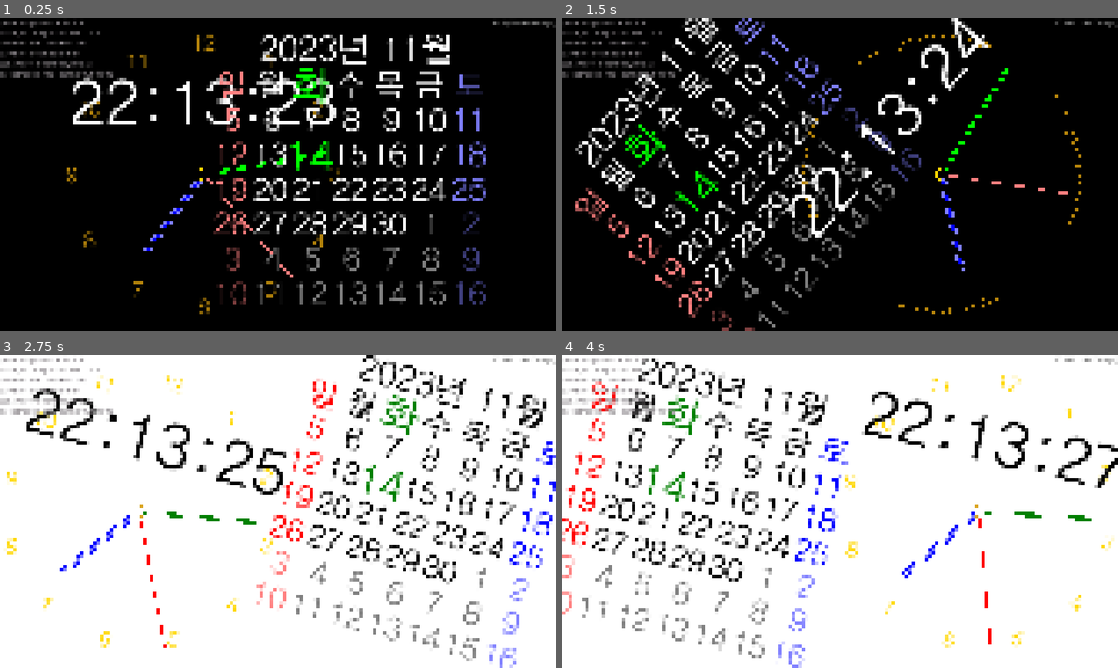
Above: before the commit, frames 1-4 (two rows, left to right).
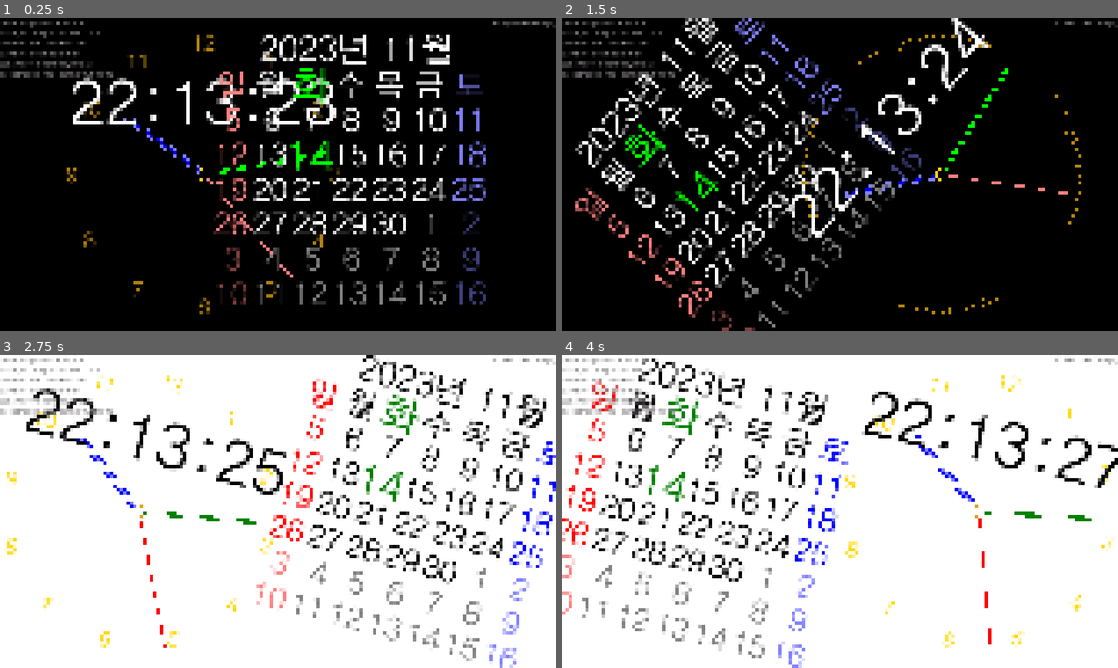
Above: after the commit, the same moments.

Repository: kasworld/gd4analogclockcal
Game: Godot game, scene res://main.tscn
The game is run twice, just before and just after one commit, with the same random seed, the same clock (stepped at 60 frames per second) and the same inputs.
Inputs (mouse positions are in pixels of both pictures, inside the frame that each line leads up to):
- Up to frame 1 (0.25 s): no input
- Up to frame 2 (1.5 s): tap Enter at 0.5, 0.6 s; move the mouse to (812, 237) at 0.52 s; click (812, 237) at 0.67 s; tap Space at 0.77 s; move the mouse to (1006, 221) at 1.27 s; tap Z at 1.35 s; click (1006, 221) at 1.42 s
- Up to frame 3 (2.75 s): tap Space at 1.52 s; move the mouse to (111, 464) at 2.02 s; tap Enter at 2.1 s; click (111, 464) at 2.17 s
- Up to frame 4 (4 s): move the mouse to (867, 511) at 2.77 s; tap Z at 2.85 s; click (867, 511) at 2.92 s; tap Space at 3.02, 3.77 s; move the mouse to (756, 433) at 3.52 s; tap Enter at 3.6 s; click (756, 433) at 3.67 s

The runs differ from the first frame. In frame 1, 0.4% of the frame differs, in the area x 22-37%, y 32-75%; in frame 2, 0.4%; in frame 3, 0.4%; in frame 4, 0.4%, in the area x 61-75%, y 25-72%.

Commit message:
del time zone use , use localtime

Diff:
--- a/analog_clock/analog_clock.gd
+++ b/analog_clock/analog_clock.gd
@@ -1,8 +1,32 @@
 extends Node2D
+class_name AnalogClock
+
+## with time zone applied
+static func get_localtime_from_system() -> float:
+	var tz := Time.get_time_zone_from_system()
+	return Time.get_unix_time_from_system() +tz["bias"]*60
+
+static func make_label_setting(font_size :int , co1 :Color) -> LabelSettings:
+	var label_settings := LabelSettings.new()
+	label_settings.font = Global2d.font
+	label_settings.font_color = co1
+	label_settings.font_size = font_size
+	return label_settings
+
+static func make_pos_by_rad_r(rad:float, r :float) -> Vector2:
+	return Vector2(cos(rad)*r, sin(rad)*r)
+
+## return [hour, minute, second] rad
+static func calc_rad_for_hand(ms :float) -> Array[float]:
+	var second := ms - int(ms/60)*60
+	ms = ms / 60
+	var minute := ms - int(ms/60)*60
+	ms = ms / 60
+	var hour := ms - int(ms/24)*24
+	return [PI/6.0*hour, PI/30.0*minute, PI/30.0*second]
 
 var info_text :InfoText
 var clock_radius :float
-var tz_shift :float
 
 ## calc_rad_for_hand type, color key,outline w :0 fill,  from, to , width : ratio of clock_radius
 const hands_param := [
@@ -28,16 +52,6 @@
 			draw_rect(rt,co,false,outline)
 	draw_set_transform(Vector2(0,0), 0)
 
-## return [hour, minute, second] rad
-func calc_rad_for_hand(ms :float) -> Array[float]:
-	var second := ms - int(ms/60)*60
-	ms = ms / 60
-	var minute := ms - int(ms/60)*60
-	ms = ms / 60
-	var hour := ms - int(ms/24)*24 + tz_shift
-	return [PI/6.0*hour, PI/30.0*minute, PI/30.0*second]
-
-
 ## color key, radius , ourline w:0 fill
 const center_param := [
 	["center_circle1", 0.04, 4],
@@ -52,7 +66,6 @@
 			draw_circle(Vector2(0,0), r, co)
 		else:
 			draw_arc(Vector2(0,0), r, 0, 2*PI, r as int, co, outline)
-
 
 enum BarAlign {In,Mid,Out}
 ## offset_setting : [ [ modint, r rate ]... ]
@@ -77,8 +90,6 @@
 			BarAlign.Out :
 				dial_lines.append_array([ make_pos_by_rad_r(rad,r), make_pos_by_rad_r(rad,r+offset) ])
 
-func make_pos_by_rad_r(rad:float, r :float) -> Vector2:
-	return Vector2(cos(rad)*r, sin(rad)*r)
 
 var dial_line_thick :float
 var dial_line_colorkey :String
@@ -97,9 +108,8 @@
 	$LabelTime.label_settings.font_color = Global2d.colors.timelabel
 	$LabelInfo.label_settings.font_color = Global2d.colors.infolabel
 
-func init(config :Dictionary, r :float, tz_s :float) -> void:
+func init(config :Dictionary, r :float) -> void:
 	clock_radius = r
-	tz_shift = tz_s
 
 	dial_line_thick = clock_radius*0.006
 	if dial_line_thick < 1:
@@ -114,11 +124,11 @@
 
 	$LabelTime.position = Vector2(-clock_radius,-clock_radius)
 	$LabelTime.size = Vector2(clock_radius*2,clock_radius*1.0)
-	$LabelTime.label_settings = Global2d.make_label_setting(clock_radius*0.45 as int, Global2d.colors.timelabel)
+	$LabelTime.label_settings = make_label_setting(clock_radius*0.45 as int, Global2d.colors.timelabel)
 
 	$LabelInfo.position = Vector2(-clock_radius,0)
 	$LabelInfo.size = Vector2(clock_radius*2,clock_radius*1.0)
-	$LabelInfo.label_settings = Global2d.make_label_setting(clock_radius*0.2 as int, Global2d.colors.infolabel)
+	$LabelInfo.label_settings = make_label_setting(clock_radius*0.2 as int, Global2d.colors.infolabel)
 
 	info_text = InfoText.new()
 	add_child(info_text)
@@ -144,7 +154,7 @@
 	queue_redraw()
 
 func _draw() -> void:
-	var ms := Time.get_unix_time_from_system()
+	var ms := get_localtime_from_system()
 	draw_hands(ms)
 	draw_center()
 	if show_num_or_bar:
--- a/calendar/calendar.gd
+++ b/calendar/calendar.gd
@@ -1,6 +1,10 @@
 extends Node2D
+class_name Calendar2
 
-class_name Calendar2
+## with time zone applied
+static func get_localtime_from_system() -> float:
+	var tz := Time.get_time_zone_from_system()
+	return Time.get_unix_time_from_system() +tz["bias"]*60
 
 var csize :Vector2
 func init(cs :Vector2) -> void:
@@ -9,12 +13,6 @@
 
 func update_color() -> void:
 	queue_redraw()
-
-## with time zone applied
-static func get_localtime_from_system() -> int:
-	var tz := Time.get_time_zone_from_system()
-	var today :int = int(Time.get_unix_time_from_system()) +tz["bias"]*60
-	return today
 
 func draw_calendar(unix_time :int) -> void:
 	var fw := csize.x/7
@@ -56,8 +54,7 @@
 			day_index += 24*60*60
 
 func _draw() -> void:
-	var today := get_localtime_from_system()
-	draw_calendar(today)
+	draw_calendar(get_localtime_from_system() as int)
 
 var old_time_dict := {"day":0} # datetime dict
 func _on_timer_timeout() -> void:
--- a/global/global2d.gd
+++ b/global/global2d.gd
@@ -74,41 +74,3 @@
 		return co.darkened(0.5)
 	else :
 		return co.lightened(0.5)
-
-func make_label_setting(font_size :int , co1 :Color) -> LabelSettings:
-	var label_settings := LabelSettings.new()
-	label_settings.font = font
-	label_settings.font_color = co1
-	label_settings.font_size = font_size
-	return label_settings
-
-func calc_font_offset_vector2(font_size :int) -> Vector2:
-	var offset := log(font_size)
-	offset = clampf(offset, 1, 6)
-	return Vector2(offset,offset)
-
-func set_label_font_size(lb :Label, font_size :int) -> void:
-	lb.label_settings.font_size = font_size
-	var offset := calc_font_offset_vector2(font_size)
-	lb.label_settings.shadow_offset = offset
-
-func new_circle_fill(p :Vector2, r :float, co:Color) -> Polygon2D :
-	var rtn := Polygon2D.new()
-	var pv2a :PackedVector2Array = []
-	for i in 360 :
-		var v2 := Vector2(sin(i*2*PI/360)*r, cos(i*2*PI/360)*r) + p
-		pv2a.append(v2)
-	rtn.polygon = pv2a
-	rtn.color = co
-	rtn.antialiased = true
-	return rtn
-
-func new_circle(p :Vector2, r :float, co :Color, w :float) -> Line2D :
-	var rtn := Line2D.new()
-	for i in 361 :
-		var v2 := Vector2(sin(i*2*PI/360)*r, cos(i*2*PI/360)*r) + p
-		rtn.add_point(v2)
-	rtn.default_color = co
-	rtn.width = w
-	rtn.antialiased = true
-	return rtn
--- a/main.gd
+++ b/main.gd
@@ -58,7 +58,7 @@
 	var sect_width :float = min(vp_size.x/2,vp_size.y)
 	anipos_list = [Vector2(sect_width/2,vp_size.y/2), Vector2(vp_size.x - sect_width/2,vp_size.y/2)]
 	$Calendar.init( Vector2( sect_width, sect_width) )
-	$AnalogClock.init(config, sect_width/2, 9 )
+	$AnalogClock.init(config, sect_width/2)
 	reset_pos()
 	init_request_bg()
 
